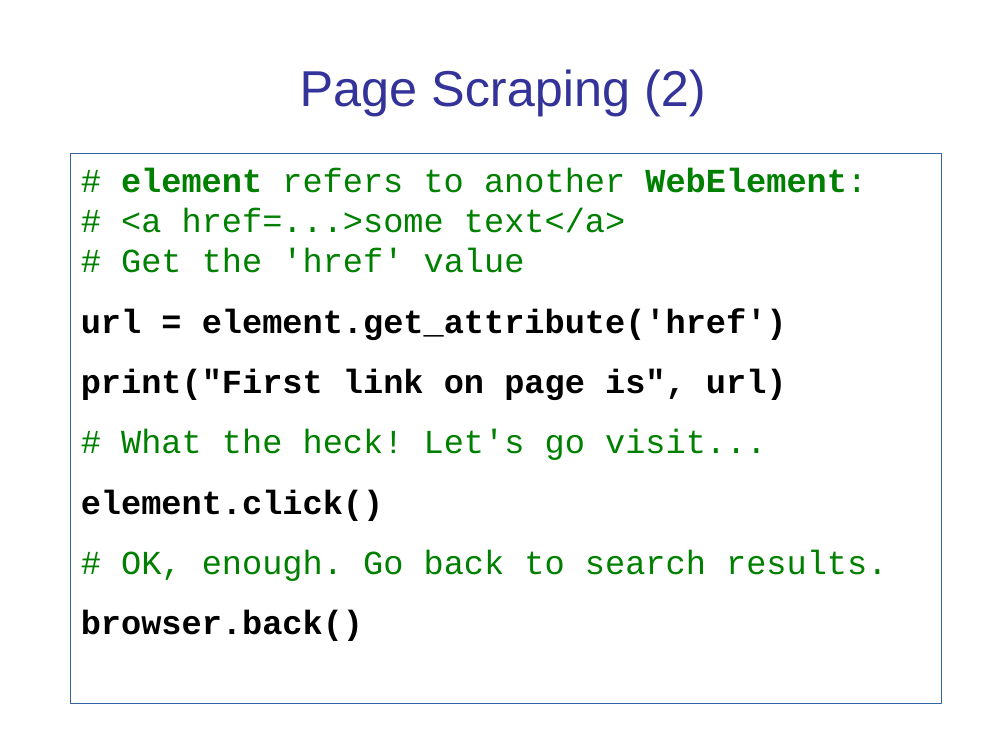
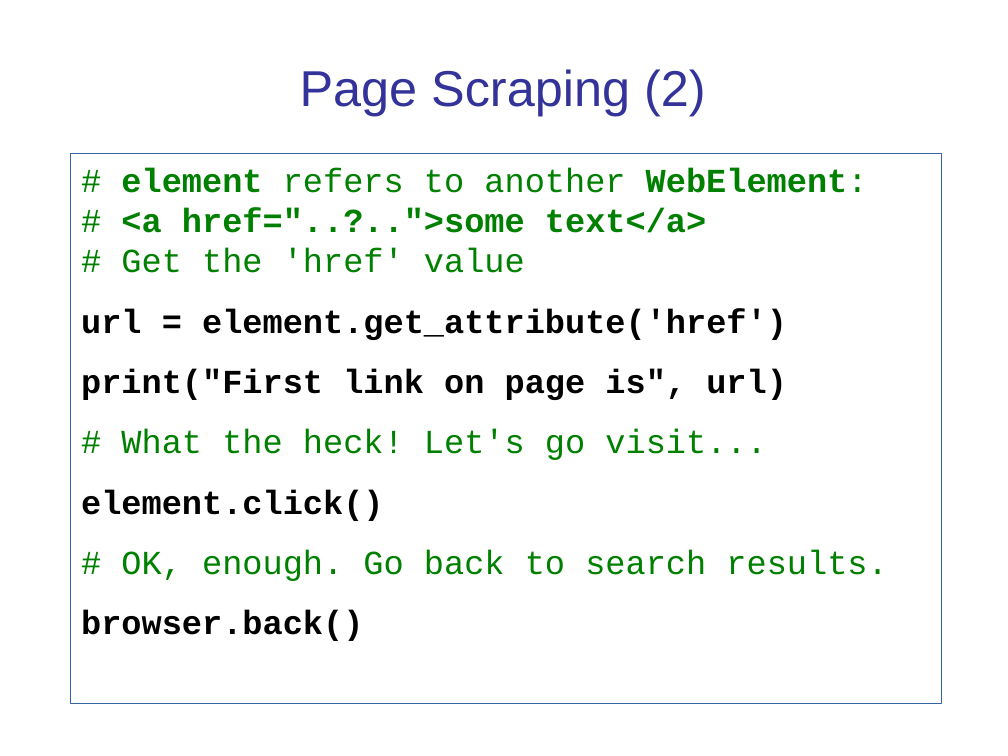
Before and after one commit to cpske/ISP, a slide deck: slide 18 of testing/WebTesting.ppt. Drawn at 1008x756 pixels with LibreOffice and Linux fonts; fonts in the diff are those of the drawing. Boxes give left, top, right and bottom in pixels: in the first picture for what was removed or moved away, otherwise in the second. Text is boxed around its words. In the diff, an @@ line names an element or a change of style, - is before the commit and + after.

```diff
--- a/testing/WebTesting.ppt
+++ b/testing/WebTesting.ppt
@@ text at [121, 208, 706, 233]: text changed; bold on @@
-# <a href=...>some text</a>
+# <a href="..?..">some text</a>
```
Also in this commit, not shown: 6 other slides changed, 5 other files.
